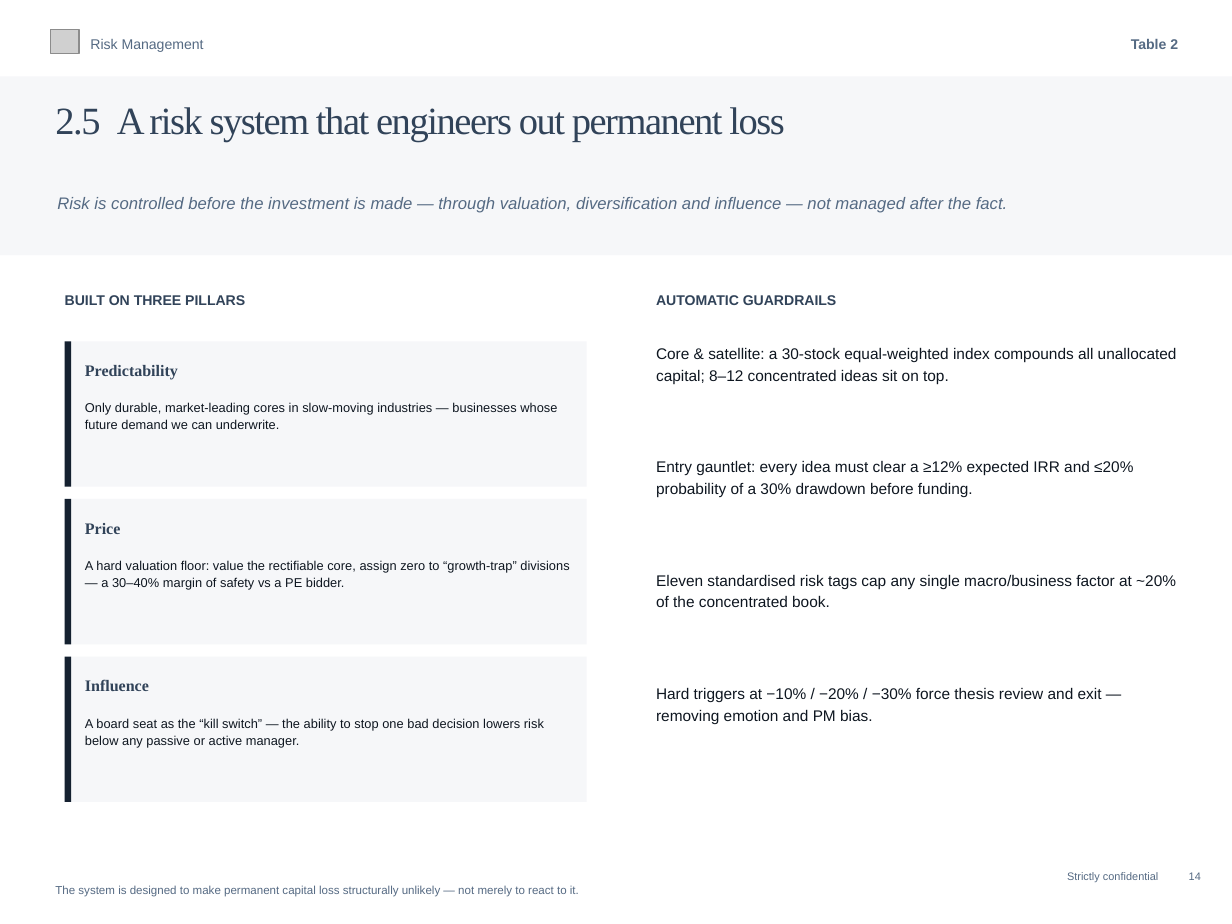
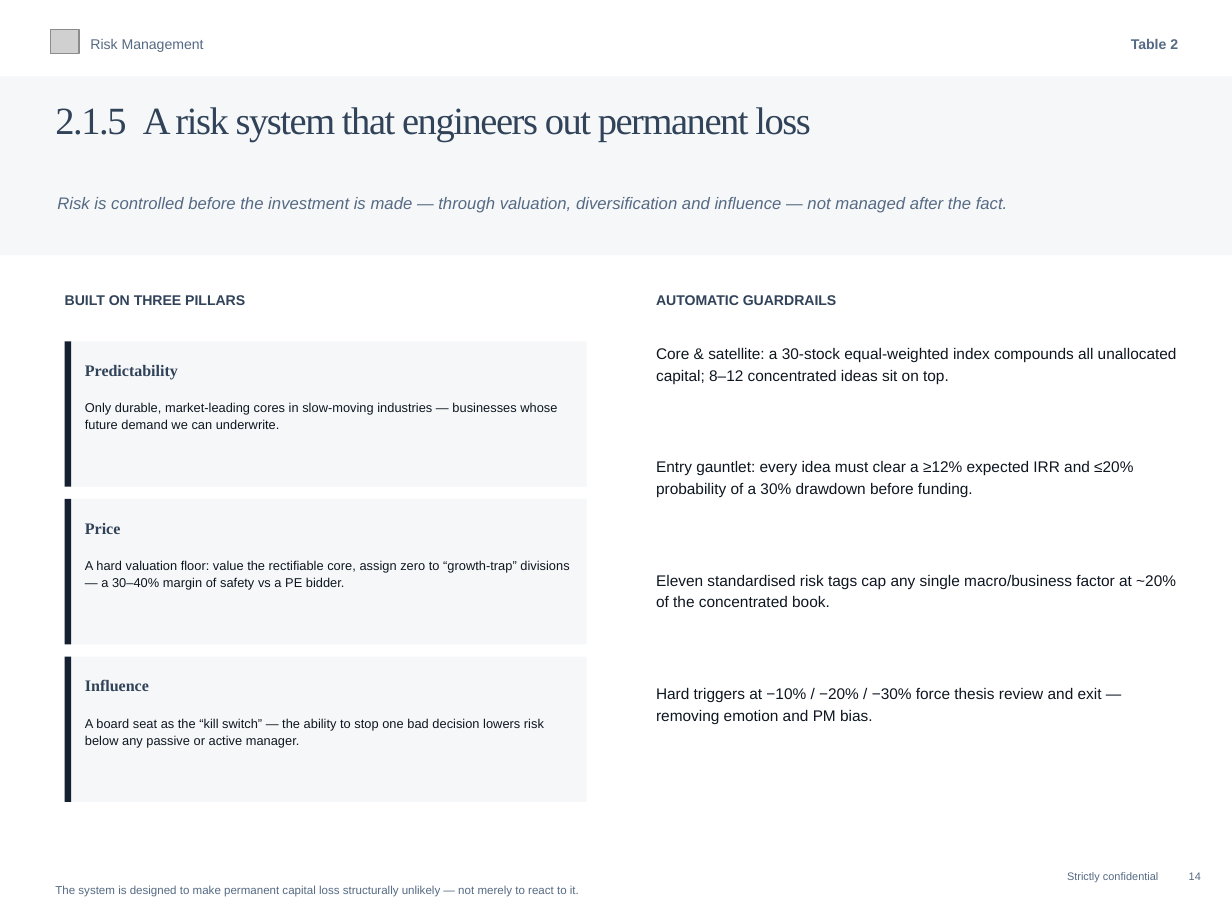
Before and after one commit to charette-lab/Claude, a slide deck: slide 17 of Athanase_Engaged_Ownership_Allocator_Deck.pptx. Drawn at 1232x924 pixels with LibreOffice and Linux fonts; fonts in the diff are those of the drawing; grey boxes stand for pictures. Boxes give left, top, right and bottom in pixels: in the first picture for what was removed or moved away, otherwise in the second. Text is boxed around its words. In the diff, an @@ line names an element or a change of style, - is before the commit and + after.

```diff
--- a/Athanase_Engaged_Ownership_Allocator_Deck.pptx
+++ b/Athanase_Engaged_Ownership_Allocator_Deck.pptx
@@ text at (55,107,811,142): text changed @@
-2.5 A risk system that engineers out permanent loss
+2.1.5 A risk system that engineers out permanent loss
```
Also in this commit, not shown: 32 other slides changed, 1 other file.
